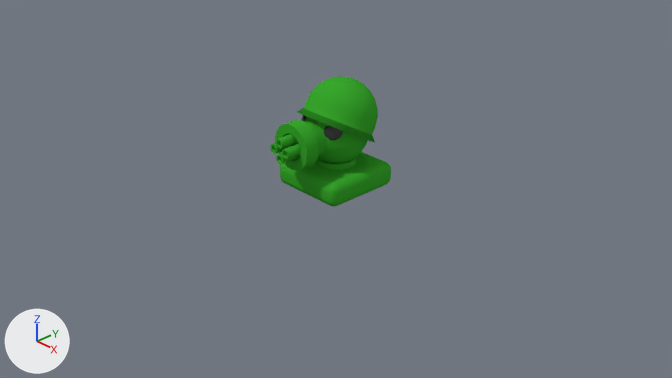
Two versions of the Blender file Assets/Models/MachineGunTurret.blend, one commit apart.
Before and after are seen from the file's camera 'Camera'. Every picture has the same lights, and +X, +Y and +Z are marked at lower left.

Before the edit, the objects in view are built like this:
```python
mat_material = diffuse_material('Material')
mat_material.base_color = (0.0407, 0.389, 0.0263)  # green #39a72d
me_cube = bpy.data.meshes.new('Cube')
me_cube.from_pydata(...)  # 1007 vertices, 1039 faces; spans x -0.5..0.5, y -0.861..0.525, z 0.0..1.32
me_cube.polygons.foreach_set('use_smooth', [True] * 1039)
# faces by material slot: [941, 98]
me_cube.materials.append(mat_material)  # green #39a72d
me_cube.materials.append(mat_material_001)  # black #2a2a2a
ob_turret = bpy.data.objects.new('Turret', me_cube)
ob_turret.location = (0.0, 0.0, 0.0)
_m = ob_turret.modifiers.new('EdgeSplit', 'EDGE_SPLIT')
_m.use_edge_angle = False
```
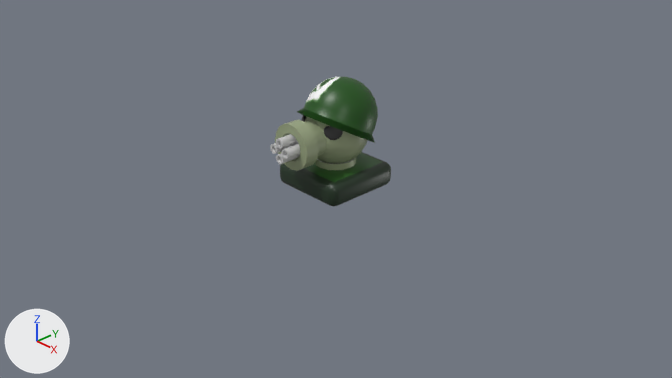
Location of each change, (x1, y1, x2, y2) in pixels of the pictures (672 x 378 px):
'Turret', surface changed: (270, 77, 391, 207) in both

The change, as a diff of the scene's bpy script:
```diff
--- a/Assets/Models/MachineGunTurret.blend.py
+++ b/Assets/Models/MachineGunTurret.blend.py
@@ img_machinegunturrettexture @@
+img_machinegunturrettexture = load_image('MachineGunTurretTexture', 'MachineGunTurretTexture.png', 1024, 1024, 'sRGB')
@@ mat_material @@
-mat_material = diffuse_material('Material')
-mat_material.base_color = (0.0407, 0.389, 0.0263)  # green #39a82d
+mat_material = principled_material('Material')
+mat_material.texture = img_machinegunturrettexture
+mat_material.roughness = 0.4
```
